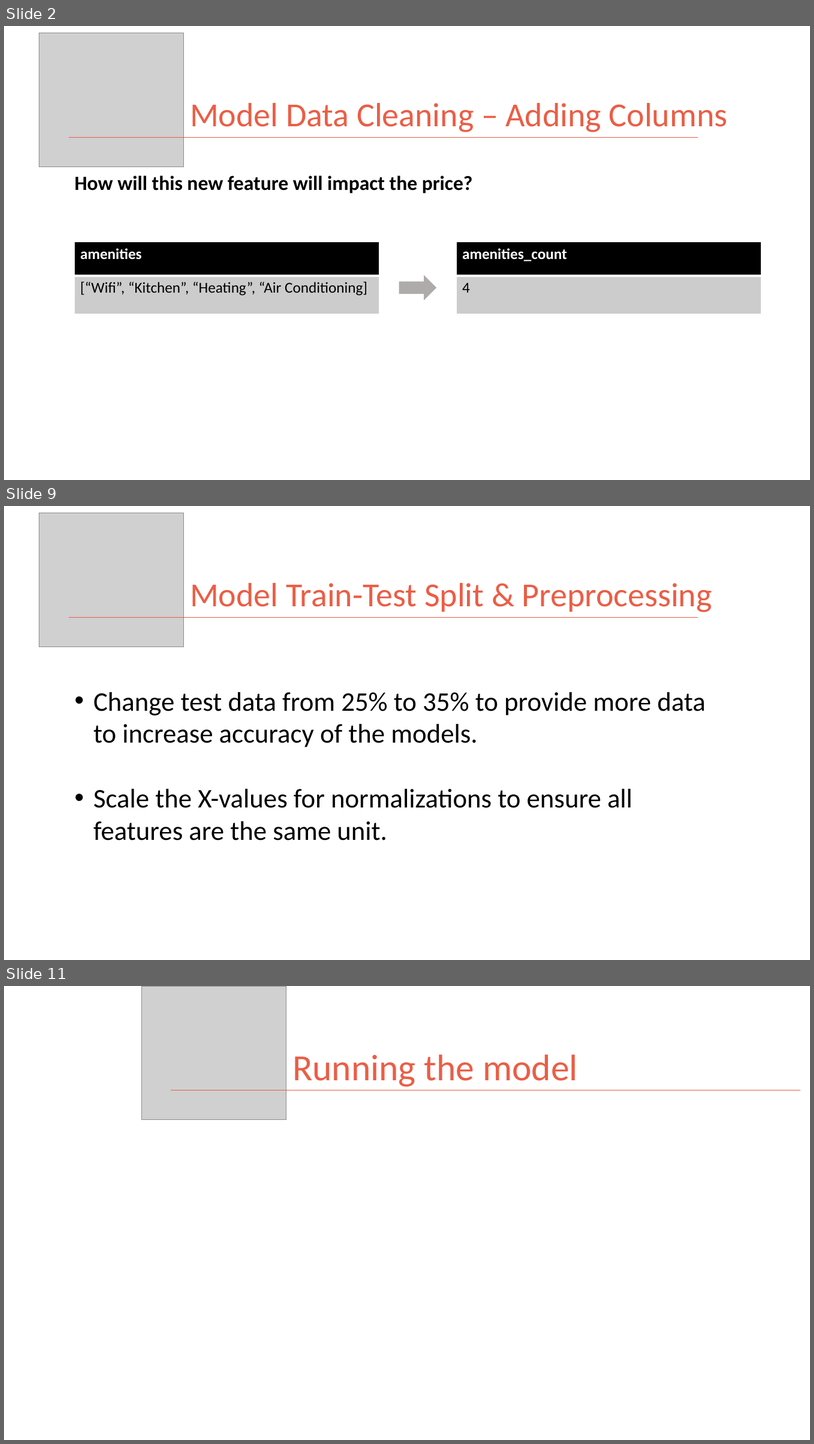
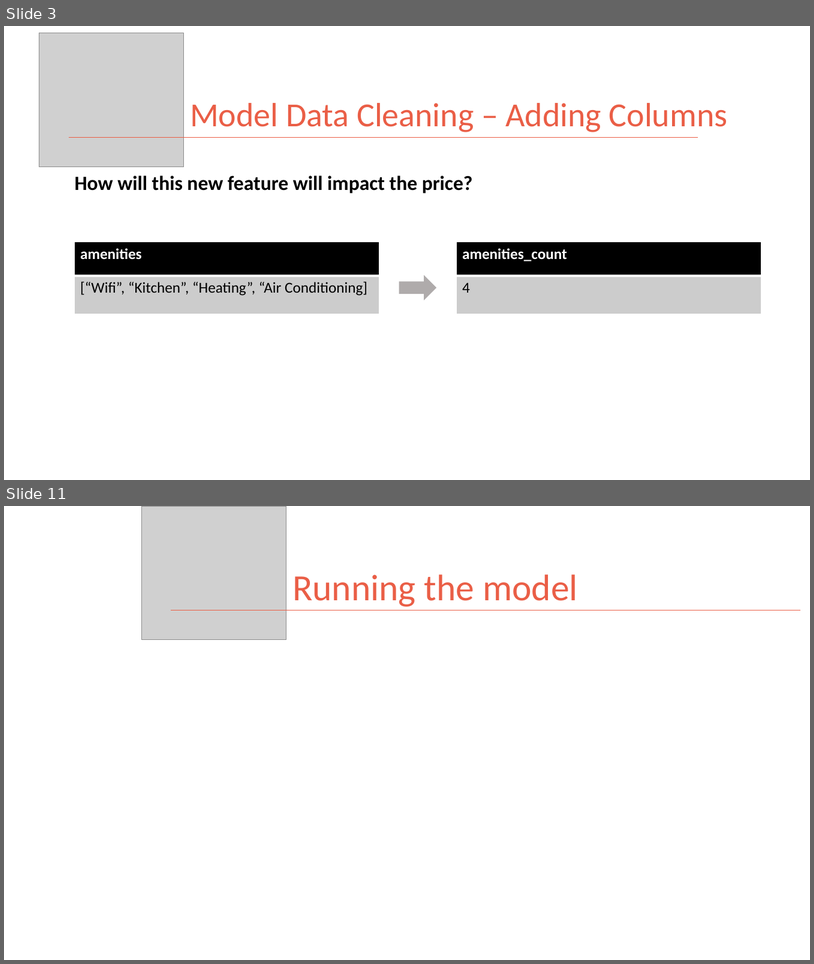
Before and after one commit to kman4/AirbnbPredictions, a slide deck: Airbnb Price Predictions (Model).pptx. Shown one above the other, each under a label of ours: slides 2, 9 and 11 before the commit, slides 3 and 11 after it; the slides between them are not shown. The pictures are 814x1444 and 814x964 pixels, drawn with LibreOffice and Linux fonts; fonts in the diff are those of the drawing; grey boxes stand for pictures. Boxes give left, top, right and bottom in pixels: in the first picture for what was removed or moved away, otherwise in the second. Text is boxed around its words. In the diff, an @@ line names an element or a change of style, - is before the commit and + after.

```diff
--- a/Airbnb Price Predictions (Model).pptx
+++ b/Airbnb Price Predictions (Model).pptx
@@ slide 9 removed at [4, 506, 810, 960], background #FFFFFF @@
@@ picture removed at [39, 513, 183, 647] @@
@@ title removed at [190, 583, 713, 612] @@
-Model Train-Test Split & Preprocessing
@@ line removed from (69, 618) to (698, 618) @@
@@ text removed at [93, 692, 706, 840] @@
-• Change test data from 25% to 35% to provide more data to increase accuracy of the models.
-• Scale the X-values for normalizations to ensure all features are the same unit.
@@ what was slide 2 is now slide 3 @@
```
Also in this commit, not shown: 4 slides changed, 3 slides added, 2 other slides removed, 2 other files.
